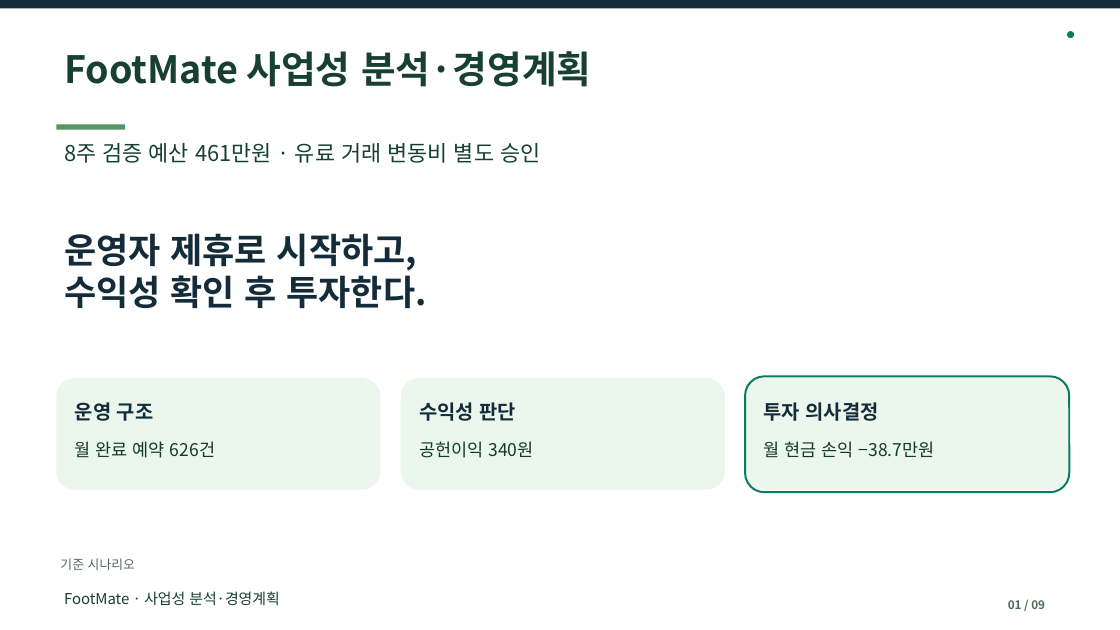
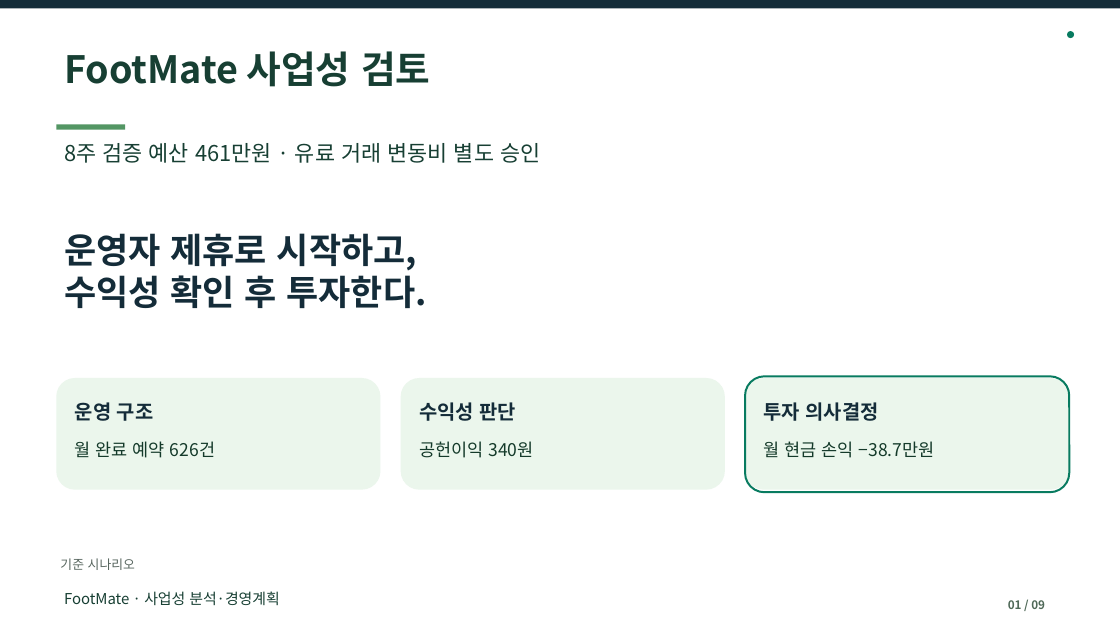
Before and after one commit to dohyunkimmm/footmate-case-study, a slide deck: slide 1 of src/case-study/downloads/footmate_report.pptx. Drawn at 1120x630 pixels with LibreOffice and Linux fonts; fonts in the diff are those of the drawing. Boxes give left, top, right and bottom in pixels: in the first picture for what was removed or moved away, otherwise in the second. Text is boxed around its words. In the diff, an @@ line names an element or a change of style, - is before the commit and + after.

```diff
--- a/src/case-study/downloads/footmate_report.pptx
+++ b/src/case-study/downloads/footmate_report.pptx
@@ text at <box>64,51,430,87</box>: text changed @@
-FootMate 사업성 분석·경영계획
+FootMate 사업성 검토
```
Also in this commit, not shown: 1 other slide changed, 8 other files.
